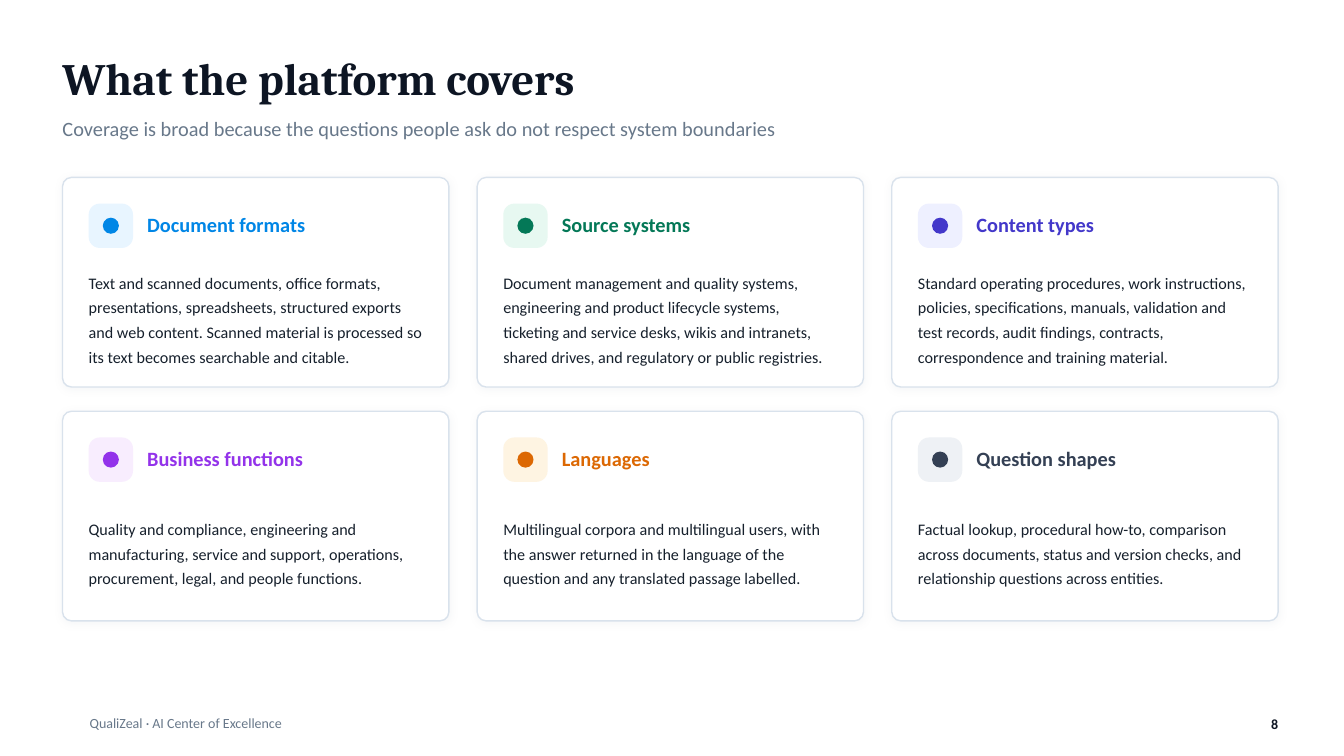
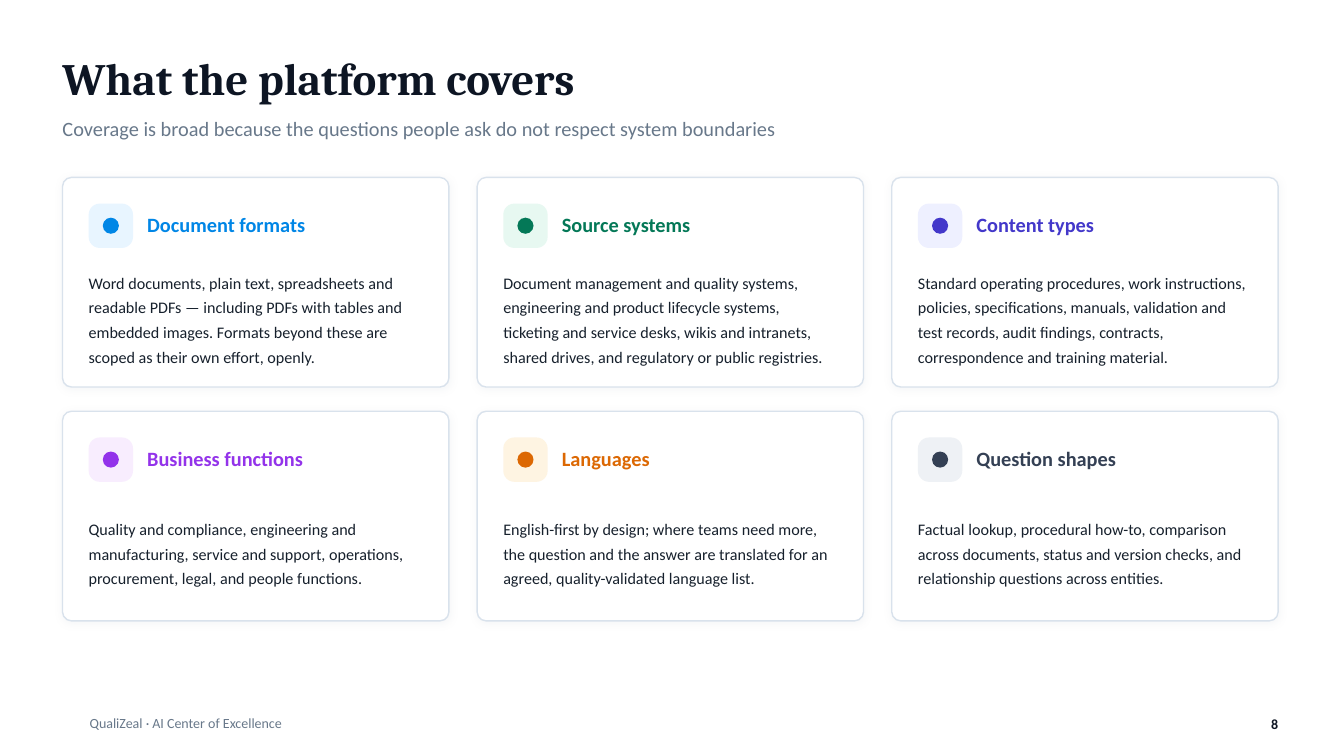
Before and after one commit to prashobh-ai/KnowledgeFabric_Generic, a slide deck: slide 8 of site/downloads/Knowledge-Fabric-Overview.pptx. Drawn at 1344x756 pixels with LibreOffice and Linux fonts; fonts in the diff are those of the drawing; background and template pictures are left out. Boxes give left, top, right and bottom in pixels: in the first picture for what was removed or moved away, otherwise in the second. Text is boxed around its words. In the diff, an @@ line names an element or a change of style, - is before the commit and + after.

```diff
--- a/site/downloads/Knowledge-Fabric-Overview.pptx
+++ b/site/downloads/Knowledge-Fabric-Overview.pptx
@@ text at (89, 277, 402, 366): text changed @@
-Text and scanned documents, office formats, presentations, spreadsheets, structured exports and web content. Scanned material is processed so its text becomes searchable and citable.
+Word documents, plain text, spreadsheets and readable PDFs — including PDFs with tables and embedded images. Formats beyond these are scoped as their own effort, openly.
@@ text at (503, 523, 827, 587): text changed @@
-Multilingual corpora and multilingual users, with the answer returned in the language of the question and any translated passage labelled.
+English-first by design; where teams need more, the question and the answer are translated for an agreed, quality-validated language list.
```
Also in this commit, not shown: 11 other files.
